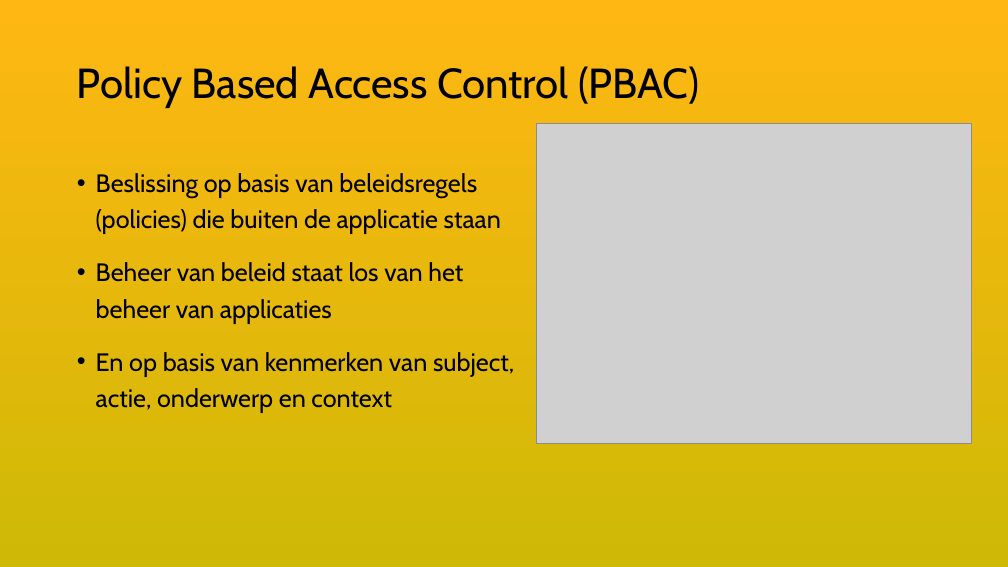
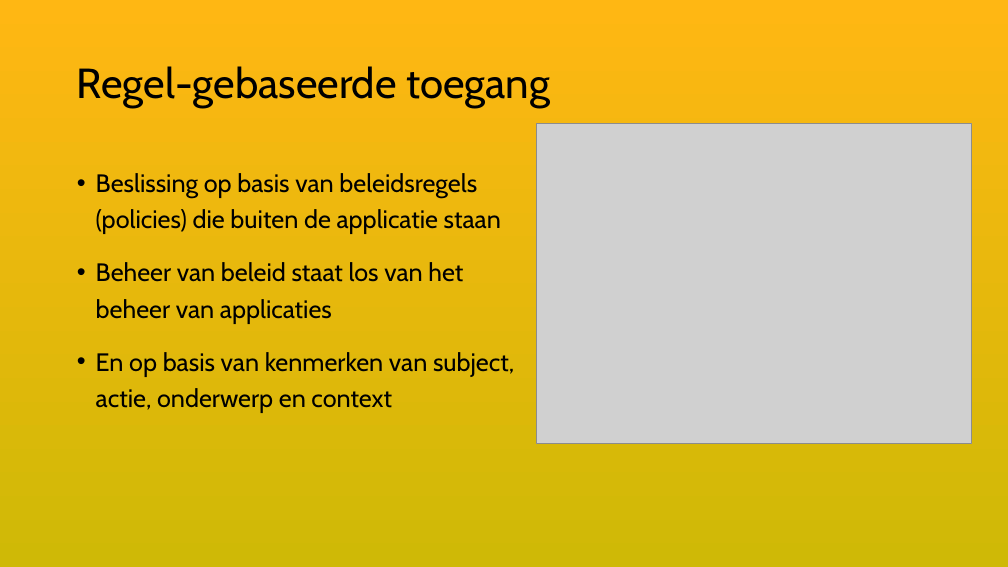
Before and after one commit to VNG-Realisatie/ftv, a slide deck: slide 8 of static/documents/20261118-keten-privacy-officers-JenV.pptx (slide 7 before the commit). Drawn at 1008x567 pixels with LibreOffice and Linux fonts; fonts in the diff are those of the drawing; grey boxes stand for pictures. Boxes give left, top, right and bottom in pixels: in the first picture for what was removed or moved away, otherwise in the second. Text is boxed around its words. In the diff, an @@ line names an element or a change of style, - is before the commit and + after.

```diff
--- a/static/documents/20261118-keten-privacy-officers-JenV.pptx
+++ b/static/documents/20261118-keten-privacy-officers-JenV.pptx
@@ title at (x1=77, y1=66, x2=550, y2=108): text changed @@
-Policy Based Access Control (PBAC)
+Regel-gebaseerde toegang
```
Also in this commit, not shown: 4 other slides changed, 2 slides added, 1 slide removed.
